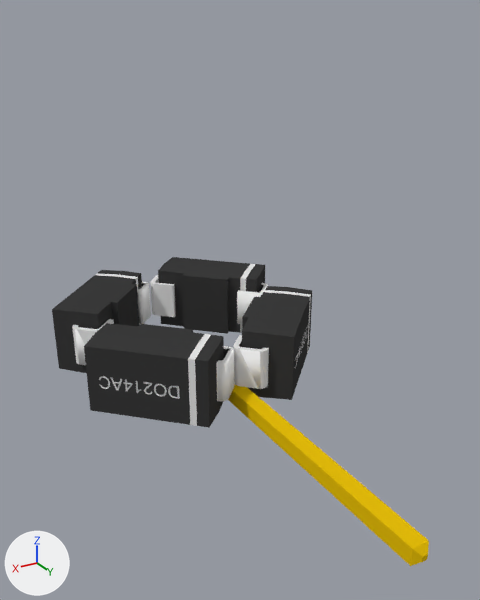
A saved change to the Blender file blender/3d circuits/Hbridge/bridgerectifier.blend.
Camera for both pictures: a 50 mm camera at (11.7, 22.5, 13.8) aimed at (-0.2, 2.8, 3.9). Arrows for +X, +Y and +Z are at lower left; the lights stay in place.

Objects in the first picture: 'User Library-DO-214AC(SMA)', 'User Library-DO-214AC(SMA).001', 'User Library-DO-214AC(SMA).002', 'User Library-DO-214AC(SMA).003', 'samtec1pinonly'.
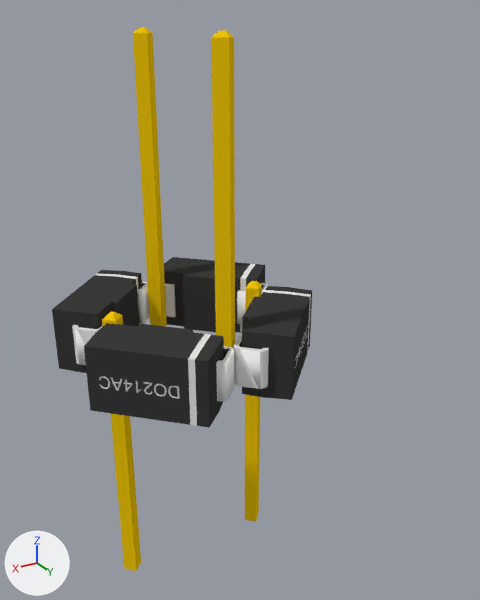
Pixel boxes (x1, y1, x2, y2) of what changed, in the pictures (480 x 600 px):
'samtec1pinonly', moved, turned: before (228, 384, 429, 566); after (211, 30, 235, 386)
'samtec1pinonly.001', added (yellow): after (133, 27, 167, 326)
'samtec1pinonly.003', added (yellow): after (102, 312, 141, 571)
'samtec1pinonly.002', added (yellow): after (245, 281, 262, 521)

Patch to the scene script:
```diff
--- a/blender/3d circuits/Hbridge/bridgerectifier.blend.py
+++ b/blender/3d circuits/Hbridge/bridgerectifier.blend.py
@@ ob_samtec1pinonly @@
 ob_samtec1pinonly = bpy.data.objects.new('samtec1pinonly', me_samtec1pinonly)
-ob_samtec1pinonly.location = (0.0, 0.0, 0.0)
+ob_samtec1pinonly.location = (0.34, 2.18, -0.01)
+ob_samtec1pinonly.rotation_euler = (1.571, 0.0, 2.356)  # degrees (90, 0, 135)
@@ ob_samtec1pinonly_001 @@
+ob_samtec1pinonly_001 = bpy.data.objects.new('samtec1pinonly.001', me_samtec1pinonly.copy())  # the mesh of ob_samtec1pinonly
+ob_samtec1pinonly_001.location = (0.34, -4.23, -0.01)
+ob_samtec1pinonly_001.rotation_euler = (1.571, 0.0, 2.356)  # degrees (90, 0, 135)
@@ ob_samtec1pinonly_002 @@
+ob_samtec1pinonly_002 = bpy.data.objects.new('samtec1pinonly.002', me_samtec1pinonly.copy())  # the mesh of ob_samtec1pinonly
+ob_samtec1pinonly_002.location = (-2.94, -1.04, -10.39)
+ob_samtec1pinonly_002.rotation_euler = (1.571, 0.0, 2.356)  # degrees (90, 0, 135)
@@ ob_samtec1pinonly_003 @@
+ob_samtec1pinonly_003 = bpy.data.objects.new('samtec1pinonly.003', me_samtec1pinonly.copy())  # the mesh of ob_samtec1pinonly
+ob_samtec1pinonly_003.location = (3.64, -1.1, -10.39)
+ob_samtec1pinonly_003.rotation_euler = (1.571, 0.0, 2.356)  # degrees (90, 0, 135)
```
